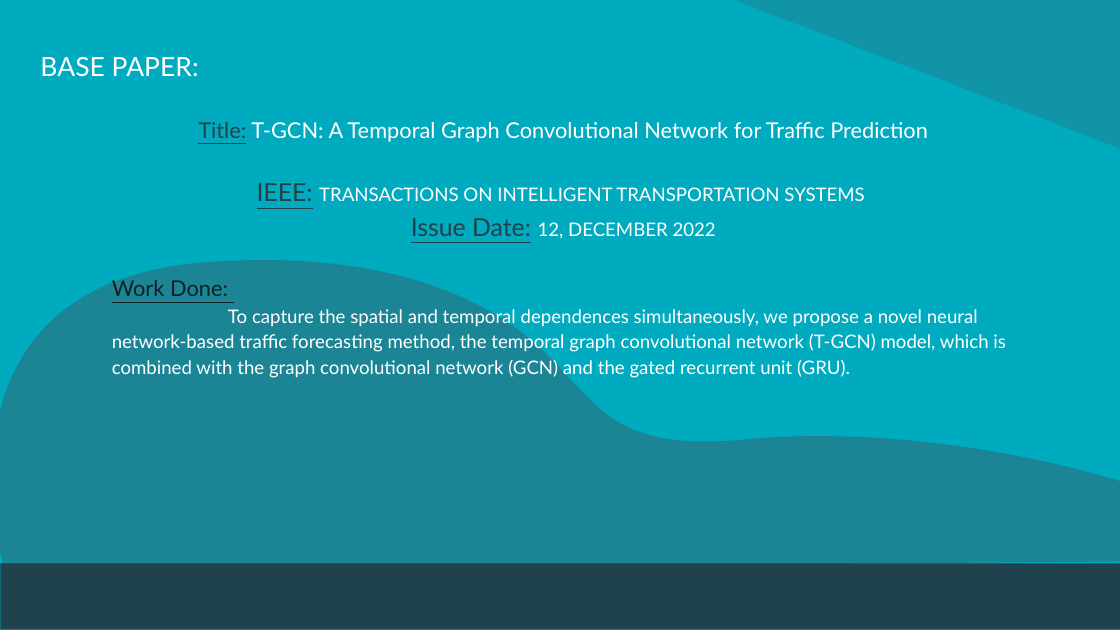
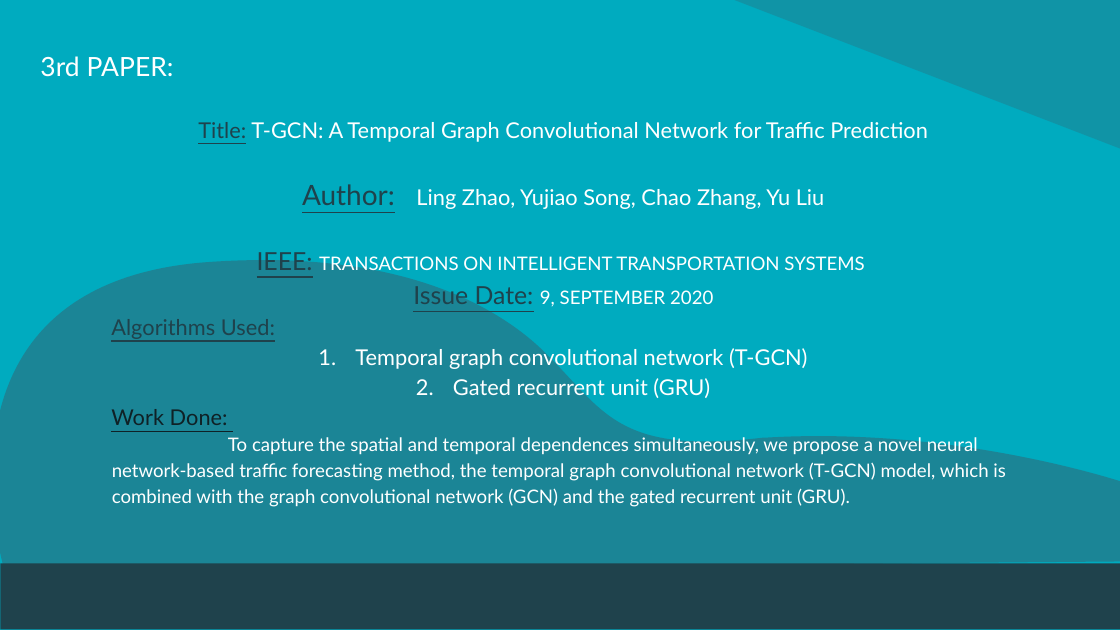
Before and after one commit to Namasivaayam-L/ResearchLab, a slide deck: slide 9 of Automatic Traffic Signal Control System.pptx (slide 12 before the commit). Drawn at 1120x630 pixels with LibreOffice and Linux fonts; fonts in the diff are those of the drawing. Boxes give left, top, right and bottom in pixels: in the first picture for what was removed or moved away, otherwise in the second. Text is boxed around its words. In the diff, an @@ line names an element or a change of style, - is before the commit and + after.

```diff
--- a/Automatic Traffic Signal Control System.pptx
+++ b/Automatic Traffic Signal Control System.pptx
@@ title at (x1=40, y1=56, x2=174, y2=77): text changed @@
-BASE PAPER:
+3rd PAPER:
@@ text at (x1=302, y1=184, x2=825, y2=209): paragraph added @@
+Author: Ling Zhao, Yujiao Song, Chao Zhang, Yu Liu
@@ text at (x1=111, y1=283, x2=807, y2=400): text changed; size 12 to 14 pt @@
-Issue Date: 12, DECEMBER 2022
+Issue Date: 9, SEPTEMBER 2020
+Algorithms Used:
+1. Temporal graph convolutional network (T-GCN)
+2. Gated recurrent unit (GRU)
```
Also in this commit, not shown: 11 other slides changed, 1 slide added, 3 slides removed, 1 other file.
